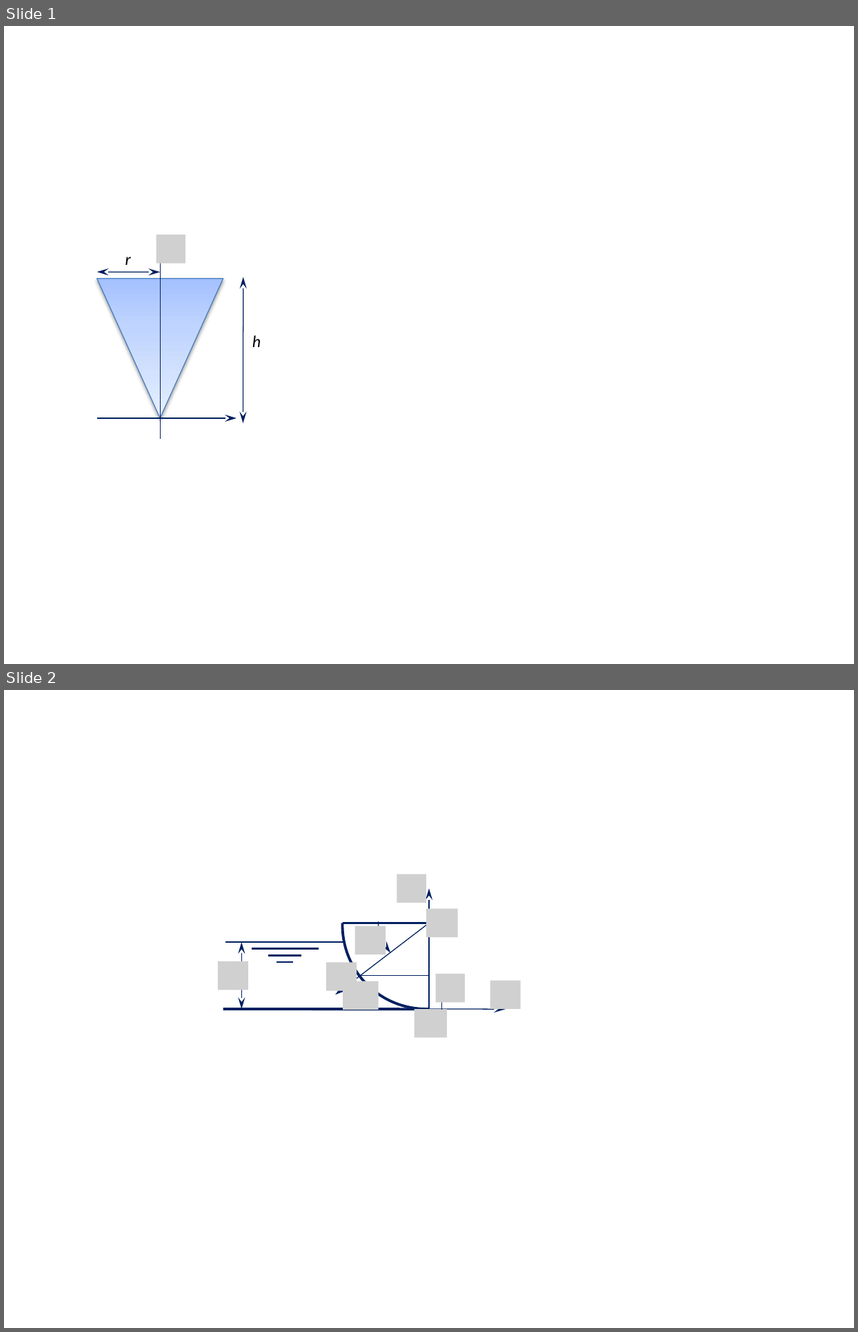
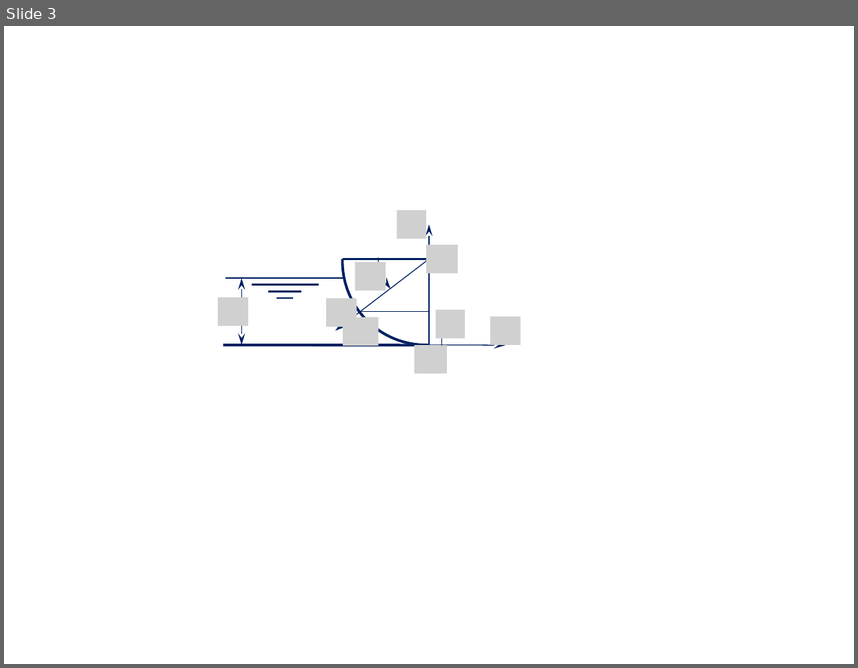
Before and after one commit to xpessoles/CI_06_EtudeStatique, a slide deck: 01_ModelisationAM/Colle_02_AM/images/Figures.pptx. Shown one above the other, each under a label of ours: slides 1 and 2 before the commit, slide 3 after it. The pictures are 858x1332 and 858x668 pixels, drawn with LibreOffice and Linux fonts; fonts in the diff are those of the drawing; grey boxes stand for pictures. Boxes give left, top, right and bottom in pixels: in the first picture for what was removed or moved away, otherwise in the second. Text is boxed around its words. In the diff, an @@ line names an element or a change of style, - is before the commit and + after.

```diff
--- a/01_ModelisationAM/Colle_02_AM/images/Figures.pptx
+++ b/01_ModelisationAM/Colle_02_AM/images/Figures.pptx
@@ slide 1 removed at bbox=[4, 26, 854, 664], background #FFFFFF @@
@@ picture removed at bbox=[156, 234, 185, 263] @@
@@ arrow removed from (161, 439) to (161, 243) @@
@@ double arrow removed from (96, 272) to (161, 272) @@
@@ text removed at bbox=[125, 256, 131, 265] @@
-r
@@ triangle removed at bbox=[96, 279, 223, 418] @@
@@ double arrow removed from (243, 423) to (243, 276) @@
@@ text removed at bbox=[252, 335, 261, 347] @@
-h
@@ arrow removed from (96, 418) to (237, 418) @@
@@ what was slide 2 is now slide 3 @@
```
Also in this commit, not shown: 2 slides added, 27 other files.
